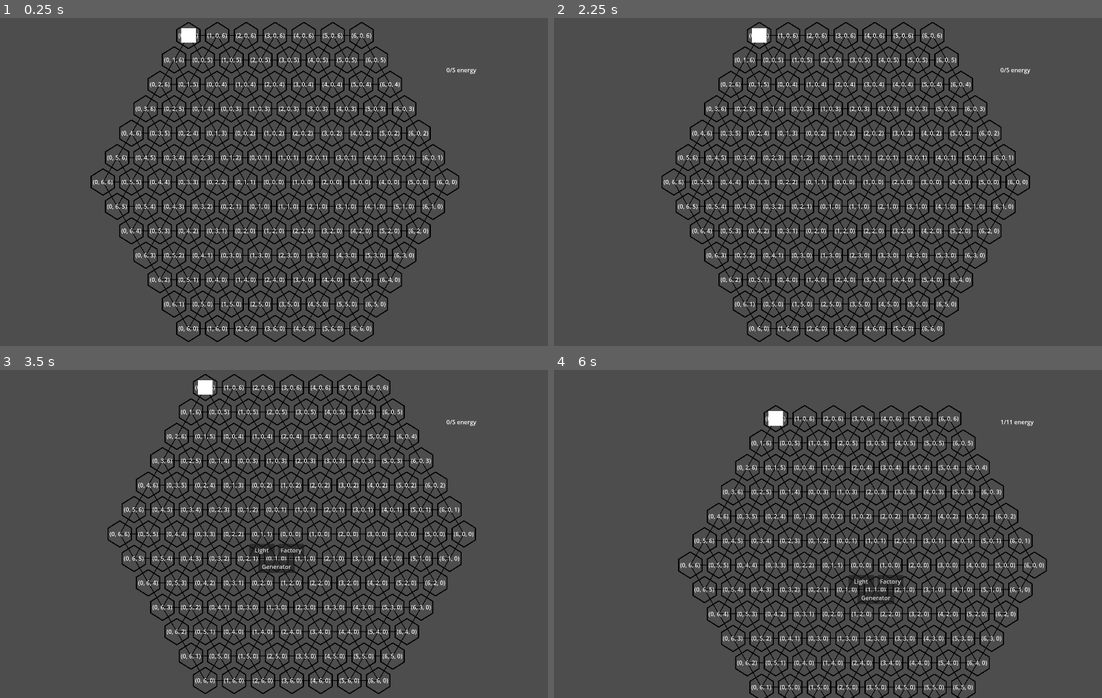
Above: before the commit, frames 1-4 (two rows, left to right).
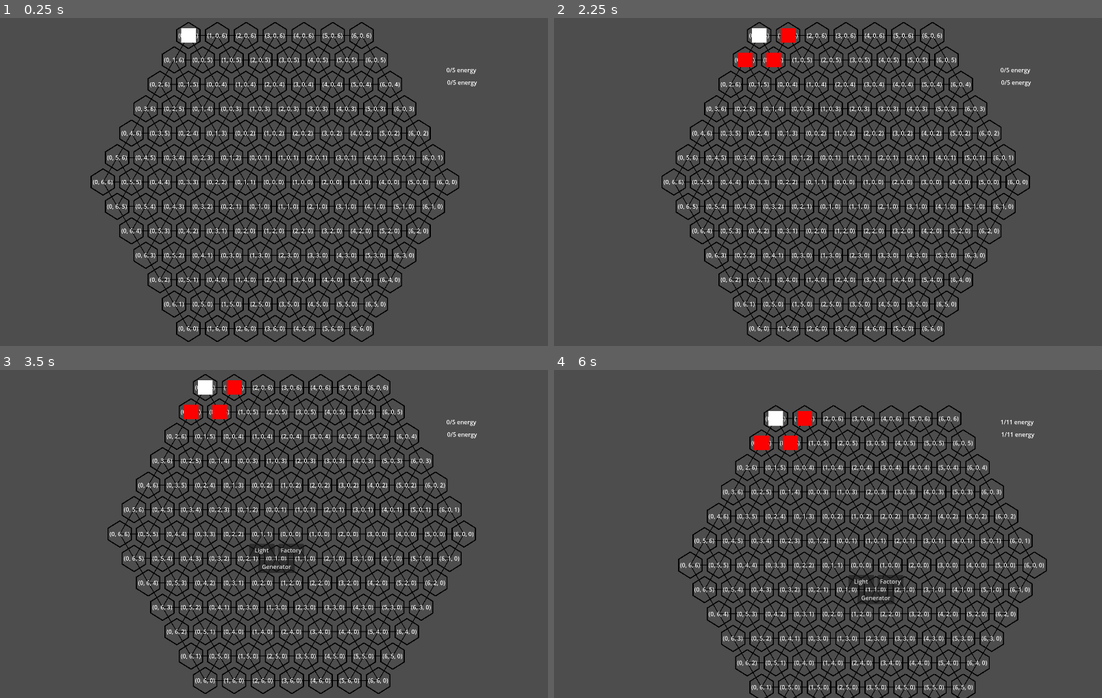
Above: after the commit, the same moments.

Repository: KlaimP/GameJam2.0
Game: Godot game, scene res://main.tscn
The game is run twice, just before and just after one commit, with the same random seed, the same clock (stepped at 60 frames per second) and the same inputs.
Inputs (mouse positions are in pixels of both pictures, inside the frame that each line leads up to):
- Up to frame 1 (0.25 s): no input
- Up to frame 2 (2.25 s): tap Enter at 0.5 s; tap Mouse wheel up (cam_zoom_in) at 0.6 s; click (828, 182) at 0.67 s; tap Space at 1.25 s; move the mouse to (877, 182) at 1.27 s; tap Mouse wheel down (cam_zoom_out) at 1.35 s; click (877, 182) at 1.42 s; click "Factory" at 2 s
- Up to frame 3 (3.5 s): tap Enter at 2.75 s; move the mouse to (274, 556) at 2.77 s; press the mouse at (274, 556) at 2.78 s
- Up to frame 4 (6 s): release the mouse at (828, 556) at 3.5 s; click "Light" at 3.5 s; tap Space at 4.25 s; move the mouse to (828, 511) at 4.27 s; tap Mouse wheel up (cam_zoom_in) at 4.35 s; click (828, 511) at 4.42 s; click "Generator" at 5 s; tap Enter at 5.75 s; move the mouse to (882, 596) at 5.77 s; tap Mouse wheel down (cam_zoom_out) at 5.85 s; click (882, 596) at 5.92 s

The runs differ from the first frame. In frame 1, less than 0.1% of the frame differs, in the area x 81-87%, y 18-21%; in frame 2, 0.4%; in frame 3, 0.4%; in frame 4, 0.4%, in the area x 36-88%, y 12-25%.
Error before the commit: Invalid type in function 'find_neighbors' in base 'Node2D (map.gd)'. Cannot convert argument 1 from Object to Vector3. (res://Dark.gd:24)

Commit message:
Что то исправил, хз че

Diff:
--- a/Dark.gd
+++ b/Dark.gd
@@ -1,6 +1,6 @@
 extends Node2D
 
-var dark := 0.5
+var dark := 2
 @onready var map = $"../Map"
 @onready var artInf = load("res://dark_2.tscn")
 @onready var artFutInf = load("res://dark_3.tscn")
@@ -21,7 +21,7 @@
 
 func future_infect():
 	for i in arr:
-		for j in map.find_neighbors(i):
+		for j in map.find_neighbors(i.tilePosition):
 			if j.lightPower < dark:
 				var futureInfectedTile = artFutInf.instantiate()
 				j.add_child(futureInfectedTile)
--- a/components/LightGenerator.gd
+++ b/components/LightGenerator.gd
@@ -6,7 +6,7 @@
 
 func _ready():
 	castle = EventBus.castle
-	EventBus.start_turn.connect(working())
+	working()
 
 func working():
 	castle.add_energy(energyGeneration)
--- a/main.tscn
+++ b/main.tscn
@@ -31,6 +31,14 @@
 text = "Energy: 0"
 script = ExtResource("2_mnvyg")
 
+[node name="Label2" type="Label" parent="Camera2D/Control"]
+offset_left = 474.0
+offset_top = -285.0
+offset_right = 545.0
+offset_bottom = -262.0
+text = "Energy: 0"
+script = ExtResource("2_mnvyg")
+
 [node name="BuildMenu" parent="." instance=ExtResource("2_x1yqp")]
 visible = false
 
